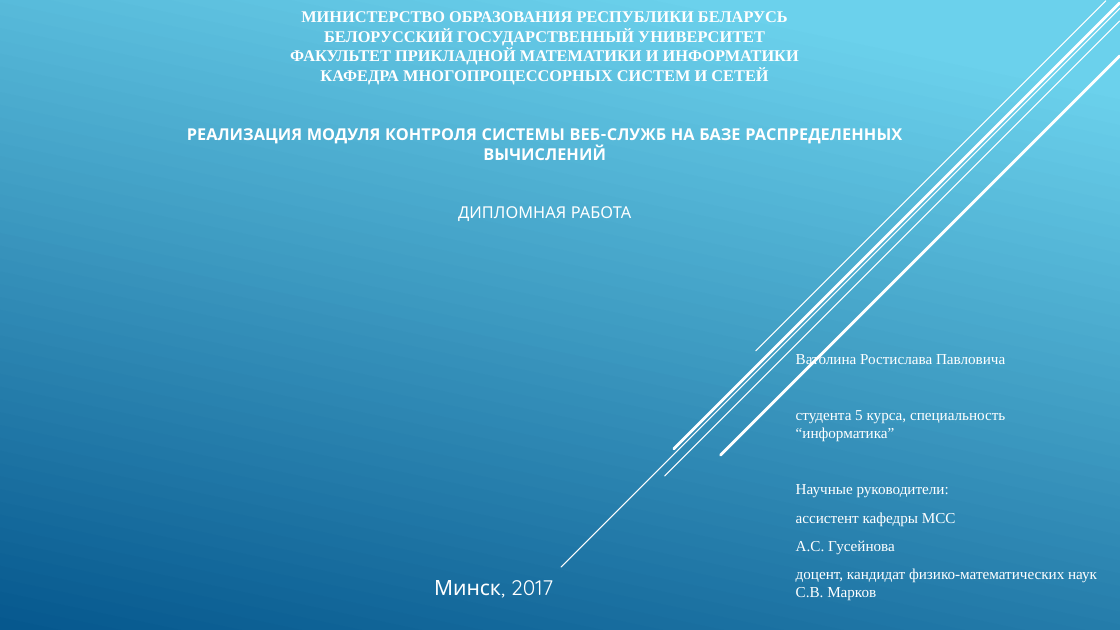
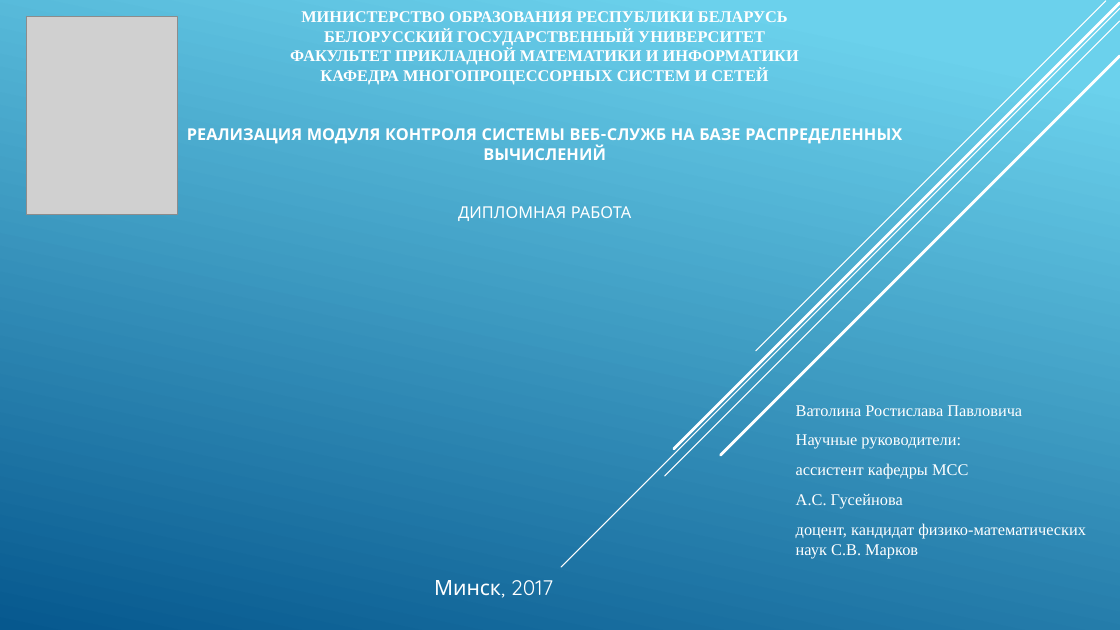
Before and after one commit to vatolinrp/weather-analyzer, a slide deck: slide 1 of docs/VatolinRP.pptx. Drawn at 1120x630 pixels with LibreOffice and Linux fonts; fonts in the diff are those of the drawing; grey boxes stand for pictures. Boxes give left, top, right and bottom in pixels: in the first picture for what was removed or moved away, otherwise in the second. Text is boxed around its words. In the diff, an @@ line names an element or a change of style, - is before the commit and + after.

```diff
--- a/docs/VatolinRP.pptx
+++ b/docs/VatolinRP.pptx
@@ picture added at box(26, 16, 177, 214) @@
@@ subtitle "Ватолина Ростислава Павловича": place and size @@
-subtitle "Ватолина Ростислава Павловича" at box(796, 352, 1097, 601)
+subtitle "Ватолина Ростислава Павловича" at box(796, 405, 1086, 559)
@@ subtitle "Ватолина Ростислава Павловича" at box(796, 405, 1086, 559): size 12.9 to 14 pt @@
@@ subtitle at box(796, 410, 1005, 442): paragraph removed @@
-студента 5 курса, специальность “информатика”
```
Also in this commit, not shown: 10 other slides changed, 2 slides added, 2 slides removed, 6 other files.
